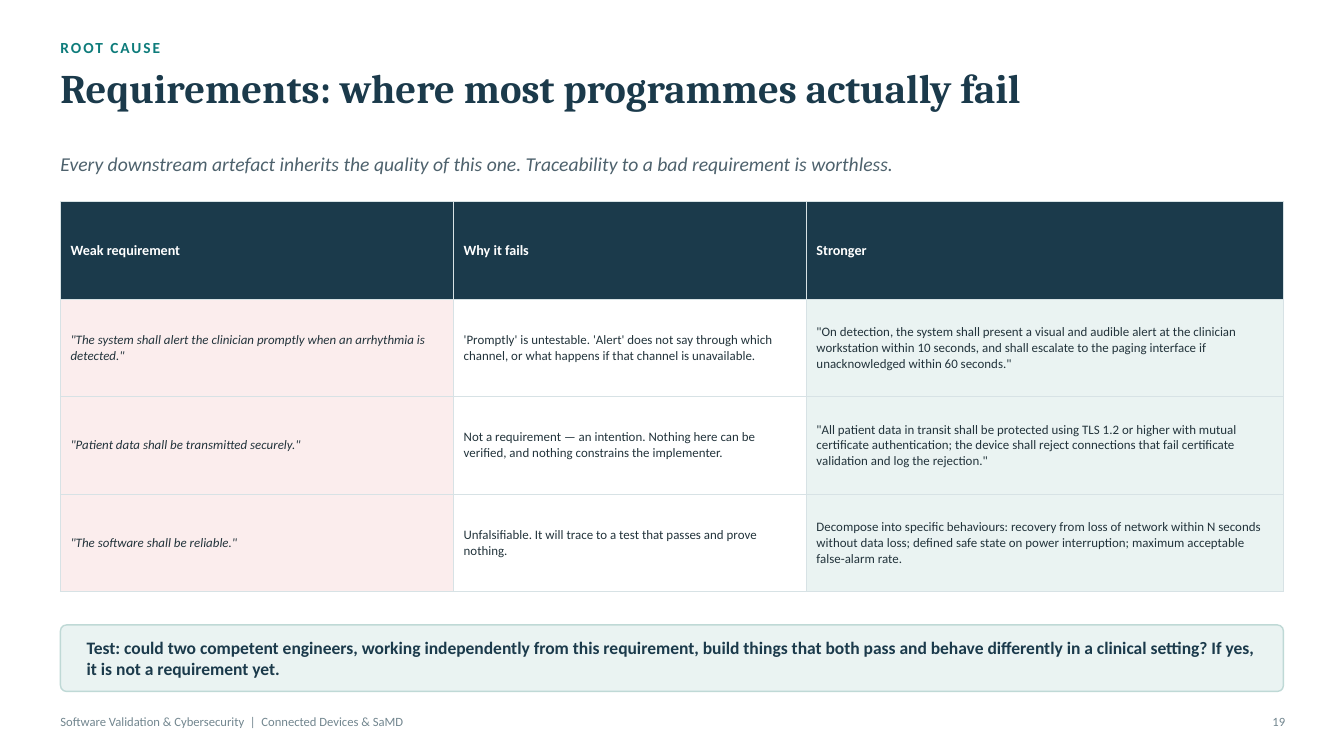
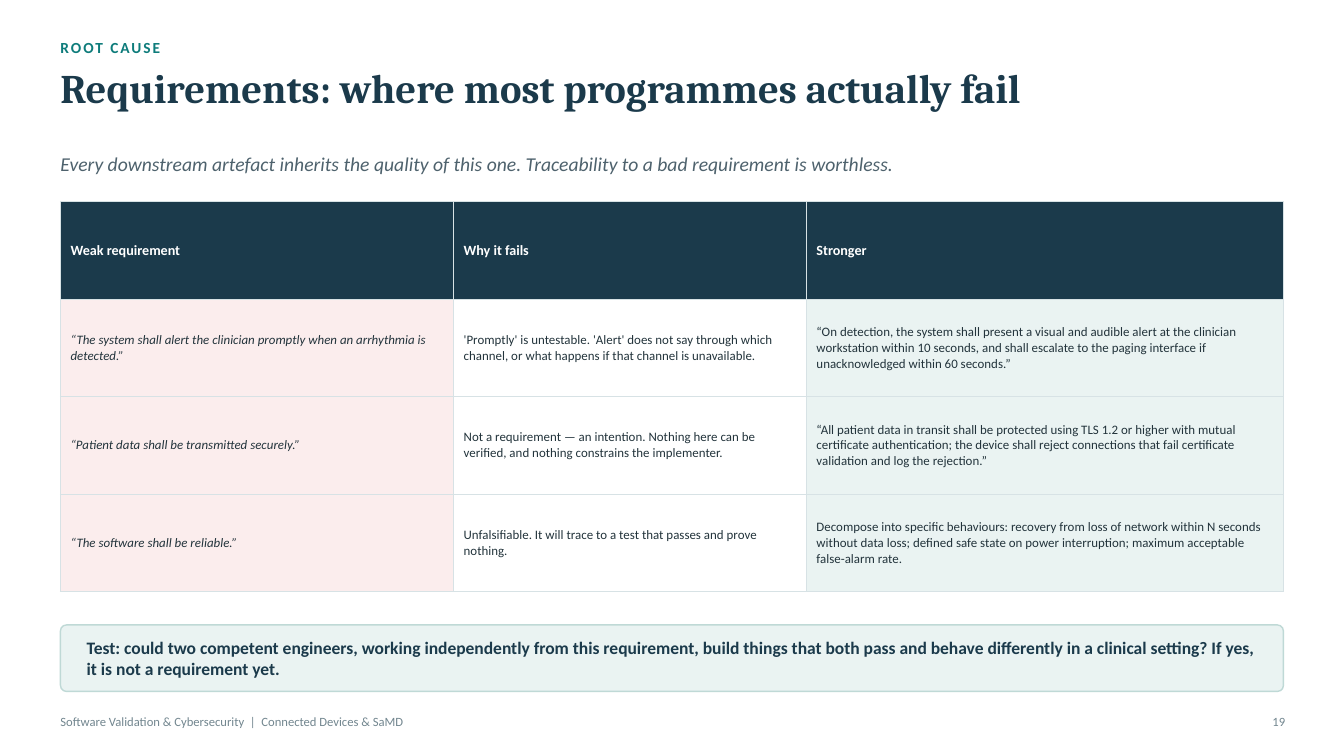
Before and after one commit to Jordantelder/my-website, a slide deck: slide 19 of seminars/software-validation-cybersecurity/Software_Validation_and_Cybersecurity_Seminar.pptx. Drawn at 1344x756 pixels with LibreOffice and Linux fonts; fonts in the diff are those of the drawing. Boxes give left, top, right and bottom in pixels: in the first picture for what was removed or moved away, otherwise in the second. Text is boxed around its words. In the diff, an @@ line names an element or a change of style, - is before the commit and + after.

```diff
--- a/seminars/software-validation-cybersecurity/Software_Validation_and_Cybersecurity_Seminar.pptx
+++ b/seminars/software-validation-cybersecurity/Software_Validation_and_Cybersecurity_Seminar.pptx
@@ table at [60,202,1284,567] @@
@@ row 2, column 1: ""The system shall alert the clinician promptly when an arrhythmia is detected."" to "“The system shall alert the clinician promptly when an arrhythmia is detected.”" @@
@@ row 2, column 3: ""On detection, the system shall present a visual and audible alert at the clinician workstation within 10 seconds, and shall escalate to the paging interface if unacknowledged within 60 seconds."" to "“On detection, the system shall present a visual and audible alert at the clinician workstation within 10 seconds, and shall escalate to the paging interface if unacknowledged within 60 seconds.”" @@
@@ row 3, column 1: ""Patient data shall be transmitted securely."" to "“Patient data shall be transmitted securely.”" @@
@@ row 3, column 3: ""All patient data in transit shall be protected using TLS 1.2 or higher with mutual certificate authentication; the device shall reject connections that fail certificate validation and log the rejection."" to "“All patient data in transit shall be protected using TLS 1.2 or higher with mutual certificate authentication; the device shall reject connections that fail certificate validation and log the rejection.”" @@
@@ row 4, column 1: ""The software shall be reliable."" to "“The software shall be reliable.”" @@
```
Also in this commit, not shown: 11 other slides changed, 4 other files.
